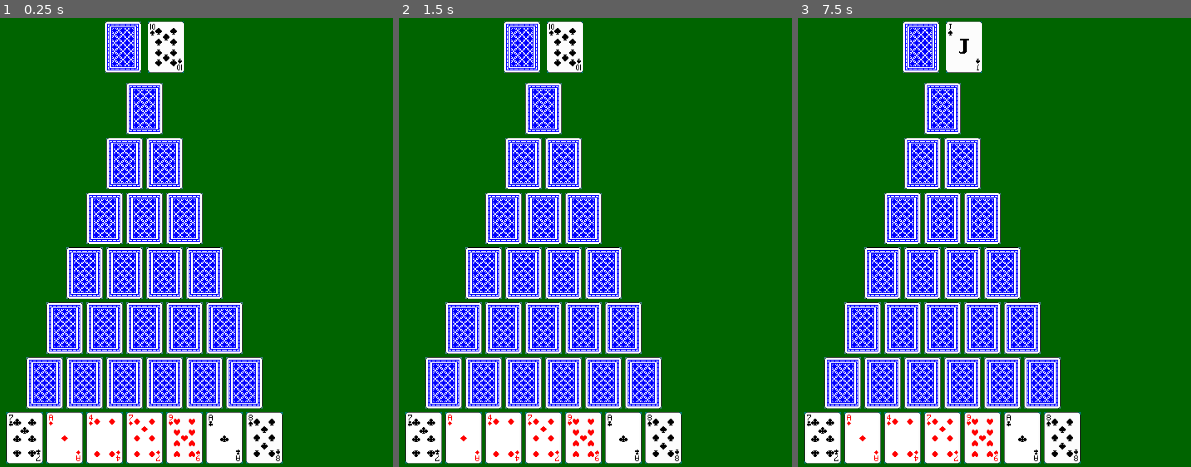
Above: before the commit, frames 1-3 (left to right).
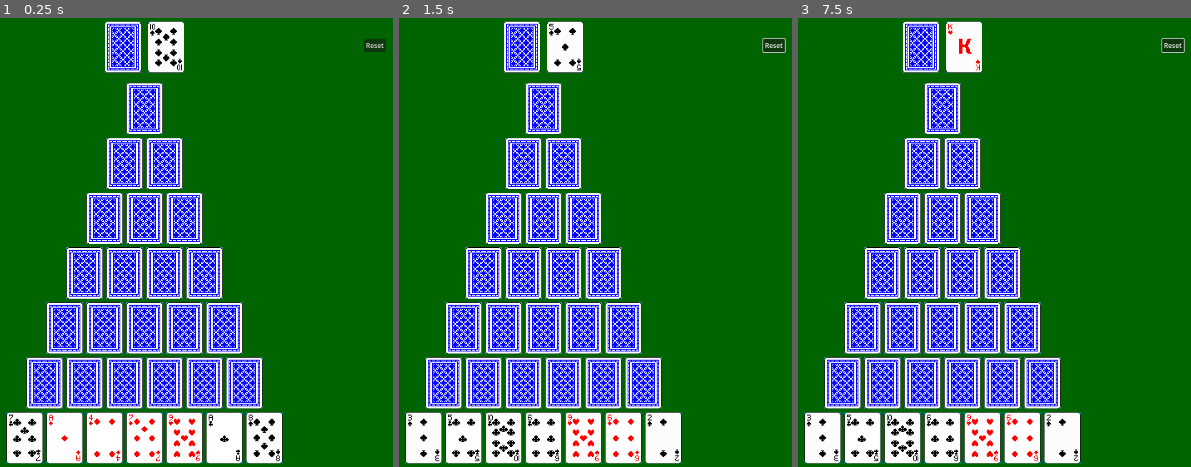
Above: after the commit, the same moments.

Repository: guilherme-antonio/Piranguim
Game: Godot game, scene res://MainScene.tscn
Two runs of this game, one before a commit and one after it. Both use one fixed random seed, a clock stepped at 60 frames per second and the inputs below.
Inputs (mouse positions are in pixels of both pictures, inside the frame that each line leads up to):
- Up to frame 1 (0.25 s): no input
- Up to frame 2 (1.5 s): click (772, 44) at 0.5 s, where only the run after the commit has a clickable "Reset"; move the mouse to (406, 462) at 1.27 s; click (406, 462) at 1.42 s
- Up to frame 3 (7.5 s): move the mouse to (845, 462) at 2.02 s; click (845, 462) at 2.17 s; move the mouse to (884, 462) at 2.77 s; click (884, 462) at 2.92 s; move the mouse to (923, 462) at 3.52 s; click (923, 462) at 3.67 s; move the mouse to (963, 462) at 4.27 s; click (963, 462) at 4.42 s; move the mouse to (1002, 462) at 5.02 s; click (1002, 462) at 5.17 s; move the mouse to (1045, 462) at 5.77 s; click (1045, 462) at 5.92 s; move the mouse to (947, 71) at 6.52 s; click (947, 71) at 6.67 s; move the mouse to (904, 71) at 7.27 s; click (904, 71) at 7.42 s

The runs differ from the first frame. In frame 1, 0.2% of the frame differs, in the area x 92-99%, y 4-8%; in frame 2, 1.8%, in the area x 2-99%, y 1-99%; in frame 3, 1.7%.

Commit message:
Adding reset button

Diff:
--- a/MainScene.tscn
+++ b/MainScene.tscn
@@ -111,4 +111,12 @@
 position = Vector2(44, -62)
 polygon = PackedVector2Array(-44, 62, -44, -62, 44, -62, 44, 62)
 
+[node name="Reset" type="Button" parent="."]
+offset_left = 1488.0
+offset_top = 50.0
+offset_right = 1540.0
+offset_bottom = 82.0
+text = "Reset"
+
 [connection signal="input_event" from="Pile" to="." method="_on_pile_input_event"]
+[connection signal="pressed" from="Reset" to="." method="_on_reset_pressed"]
--- a/scripts/main.gd
+++ b/scripts/main.gd
@@ -15,23 +15,26 @@
 		[$"Card-6-1", $"Card-6-2", $"Card-6-3", $"Card-6-4", $"Card-6-5", $"Card-6-6"],
 		[$"Card-7-1", $"Card-7-2", $"Card-7-3", $"Card-7-4", $"Card-7-5", $"Card-7-6", $"Card-7-7"]
 	]
+	_start_game()
+
+func _start_game():
 	_create_deck()
 	_fill_card_slots()
 	_select_top_card()
 
 func _create_deck():
 	for suit in Suit:
-		for rank in range(1, 14):
-			var real_rank = rank
-			if rank == 1:
-				real_rank = "A"
-			if rank == 11:
-				real_rank = "J"
-			if rank == 12:
-				real_rank = "Q"
-			if rank == 13:
-				real_rank = "K"
-			deck.append(Card.new(rank, real_rank, suit))
+		for order in range(1, 14):
+			var rank = order
+			if order == 1:
+				rank = "A"
+			if order == 11:
+				rank = "J"
+			if order == 12:
+				rank = "Q"
+			if order == 13:
+				rank = "K"
+			deck.append(Card.new(order, rank, suit))
 	deck.shuffle()
 
 func _fill_card_slots():
@@ -93,3 +96,6 @@
 					$"Card-Top".update()
 					if (deck.is_empty()):
 						$Pile/Sprite2D.texture = load("res://textures/cards/others/placeholder.tres")
+
+func _on_reset_pressed() -> void:
+	_start_game()
